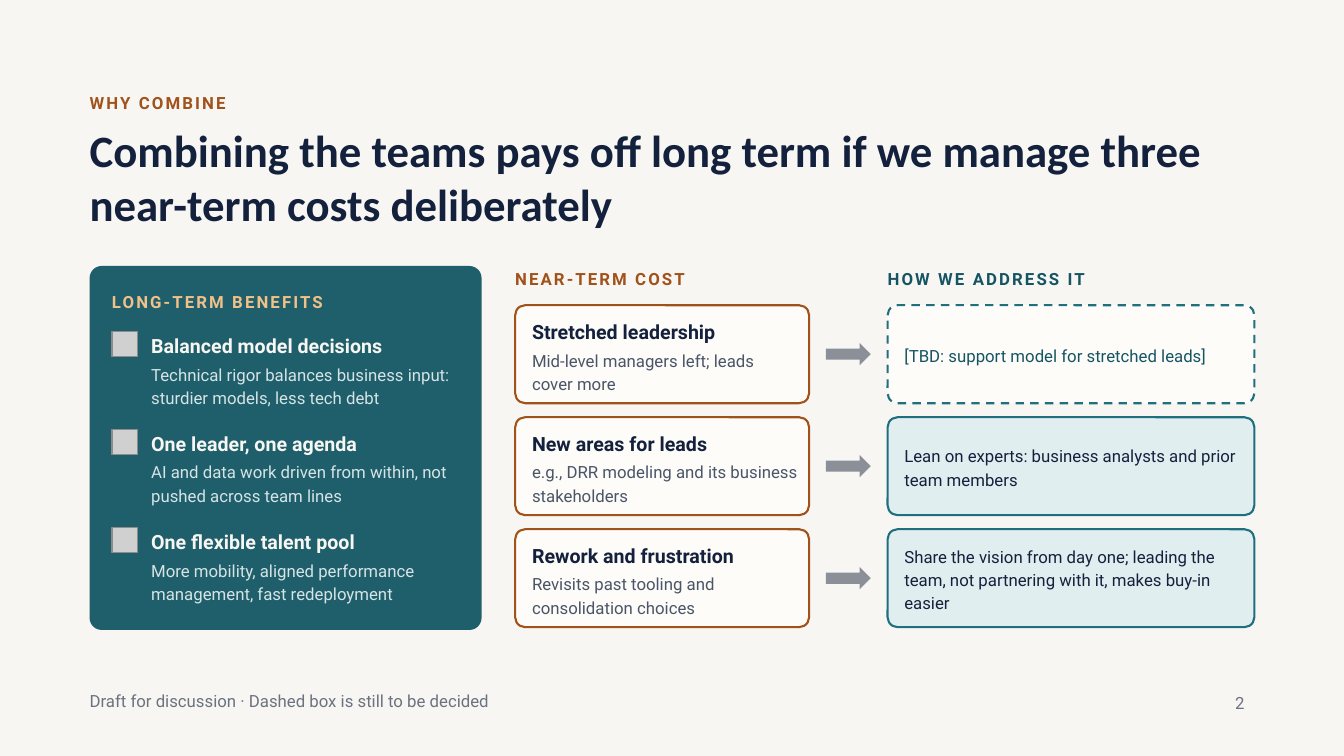
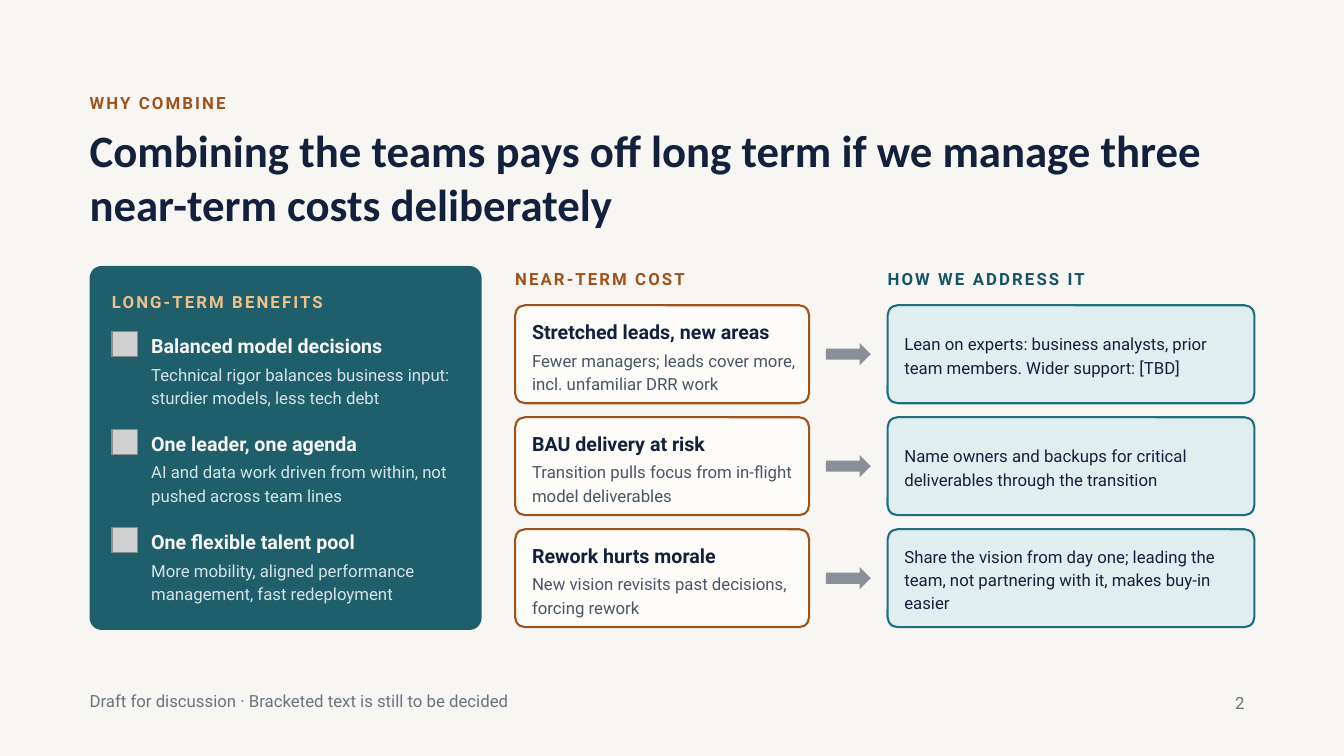
Before and after one commit to wwd1015/slide-template, a slide deck: slide 2 of Unified Team Strategy.pptx. Drawn at 1344x756 pixels with LibreOffice and Linux fonts; fonts in the diff are those of the drawing; grey boxes stand for pictures. Boxes give left, top, right and bottom in pixels: in the first picture for what was removed or moved away, otherwise in the second. Text is boxed around its words. In the diff, an @@ line names an element or a change of style, - is before the commit and + after.

```diff
--- a/Unified Team Strategy.pptx
+++ b/Unified Team Strategy.pptx
@@ text at <box>532,324,770,343</box>: text changed @@
-Stretched leadership
+Stretched leads, new areas
@@ rounded rectangle at <box>888,306,1255,403</box>: fill #FDFCF9 to #E1EEF0; outline #1F6F7E 1.5 pt dashed to #1F6F7E 1.5 pt @@
@@ text at <box>532,354,795,390</box>: text changed @@
-Mid-level managers left; leads cover more
+Fewer managers; leads cover more, incl. unfamiliar DRR work
@@ text at <box>904,337,1206,378</box>: text changed; text colour #155563 to #14213D @@
-[TBD: support model for stretched leads]
+Lean on experts: business analysts, prior team members. Wider support: [TBD]
@@ text at <box>532,436,705,455</box>: text changed @@
-New areas for leads
+BAU delivery at risk
@@ text at <box>904,449,1187,490</box>: text changed @@
-Lean on experts: business analysts and prior team members
+Name owners and backups for critical deliverables through the transition
@@ text at <box>532,465,792,502</box>: text changed @@
-e.g., DRR modeling and its business stakeholders
+Transition pulls focus from in-flight model deliverables
@@ text at <box>532,548,715,564</box>: text changed @@
-Rework and frustration
+Rework hurts morale
@@ text at <box>532,577,787,618</box>: text changed @@
-Revisits past tooling and consolidation choices
+New vision revisits past decisions, forcing rework
@@ text at <box>90,694,508,707</box>: text changed @@
-Draft for discussion · Dashed box is still to be decided
+Draft for discussion · Bracketed text is still to be decided
```
